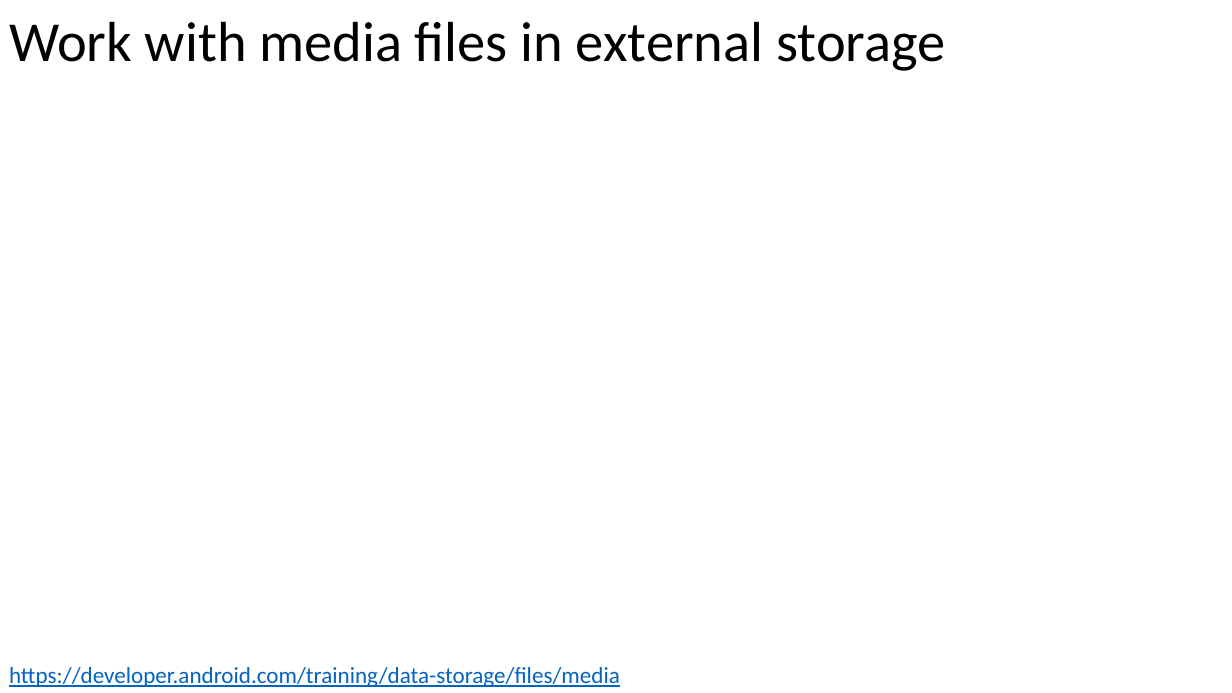
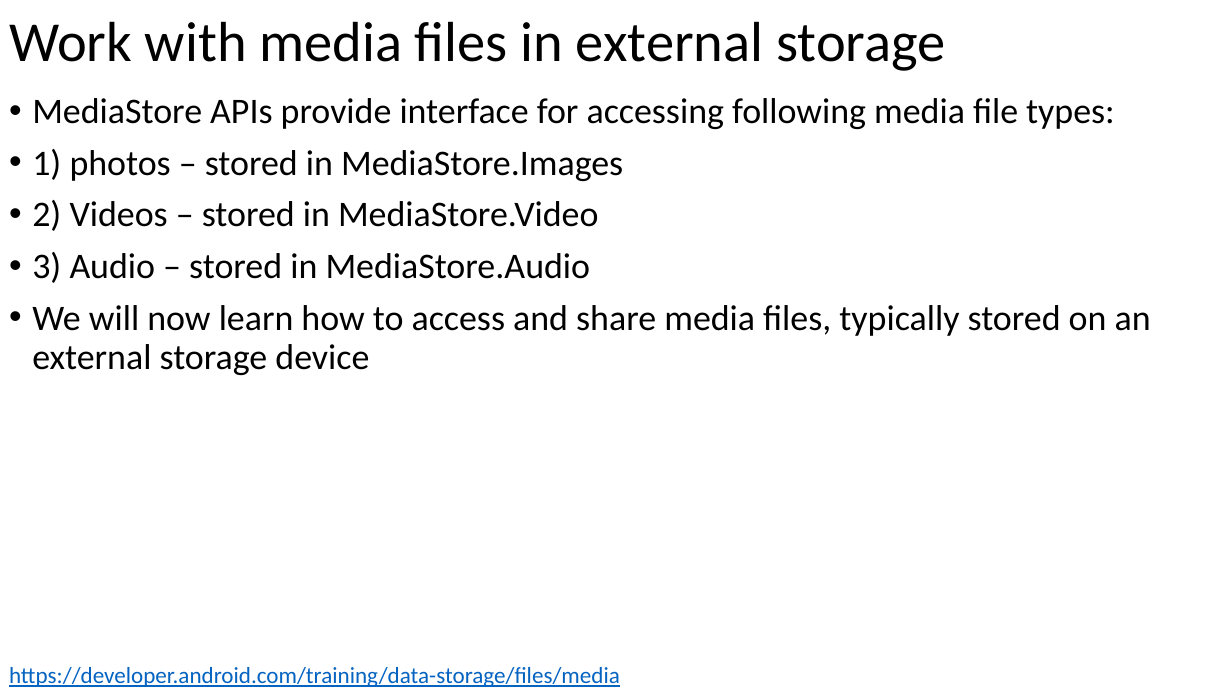
Before and after one commit to russellu/cs230, a slide deck: slide 24 of Lecture_11.pptx. Drawn at 1232x693 pixels with LibreOffice and Linux fonts; fonts in the diff are those of the drawing. Boxes give left, top, right and bottom in pixels: in the first picture for what was removed or moved away, otherwise in the second. Text is boxed around its words. In the diff, an @@ line names an element or a change of style, - is before the commit and + after.

Commit message:
ad

```diff
--- a/Lecture_11.pptx
+++ b/Lecture_11.pptx
@@ text added at [32, 98, 1151, 375], 28 pt, text #000000 @@
+• MediaStore APIs provide interface for accessing following media file types:
+• 1) photos – stored in MediaStore.Images
+• 2) Videos – stored in MediaStore.Video
+• 3) Audio – stored in MediaStore.Audio
+• We will now learn how to access and share media files, typically stored on an external storage device
```
Also in this commit, not shown: 1 other slide changed.
